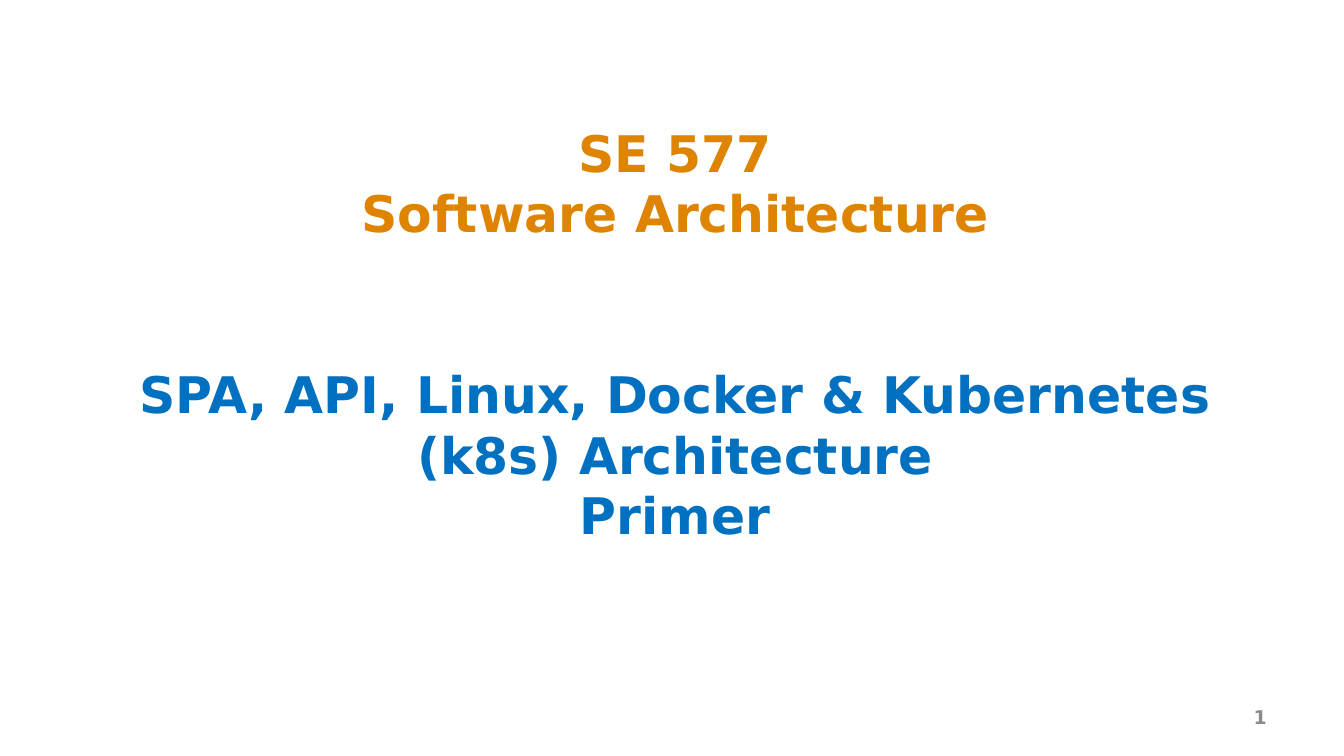
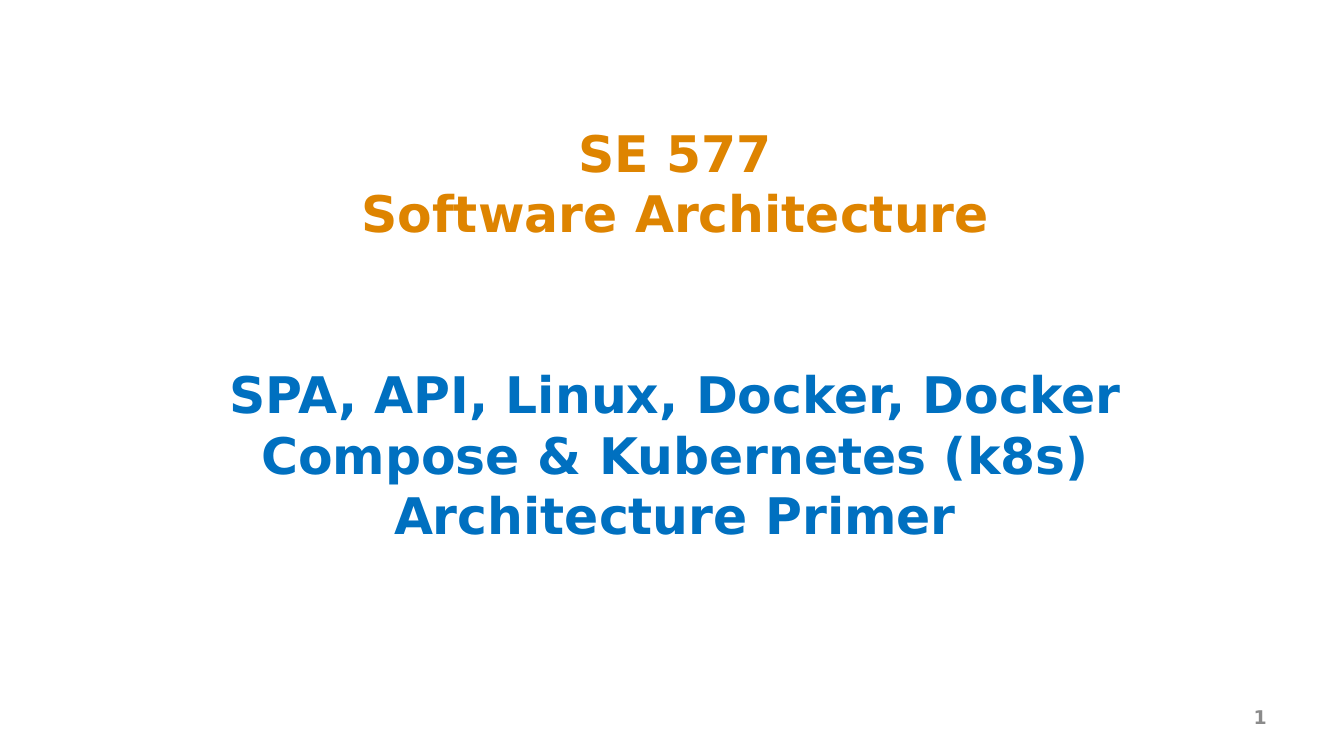
Before and after one commit to ArchitectingSoftware/SE577-SoftwareArchitecture, a slide deck: slide 1 of lectures/m7LinuxDockerK8sArchitecture.pptx. Drawn at 1344x756 pixels with LibreOffice and Linux fonts; fonts in the diff are those of the drawing. Boxes give left, top, right and bottom in pixels: in the first picture for what was removed or moved away, otherwise in the second. Text is boxed around its words. In the diff, an @@ line names an element or a change of style, - is before the commit and + after.

Commit message:
lecture updates

```diff
--- a/lectures/m7LinuxDockerK8sArchitecture.pptx
+++ b/lectures/m7LinuxDockerK8sArchitecture.pptx
@@ title at box(229, 134, 1120, 535): text changed @@
-SE 577
-Software Architecture
-SPA, API, Linux, Docker & Kubernetes (k8s) Architecture
-Primer
+SE 577
+Software Architecture
+SPA, API, Linux, Docker, Docker Compose & Kubernetes (k8s) Architecture Primer
```
Also in this commit, not shown: 2 other slides changed, 4 other files.
